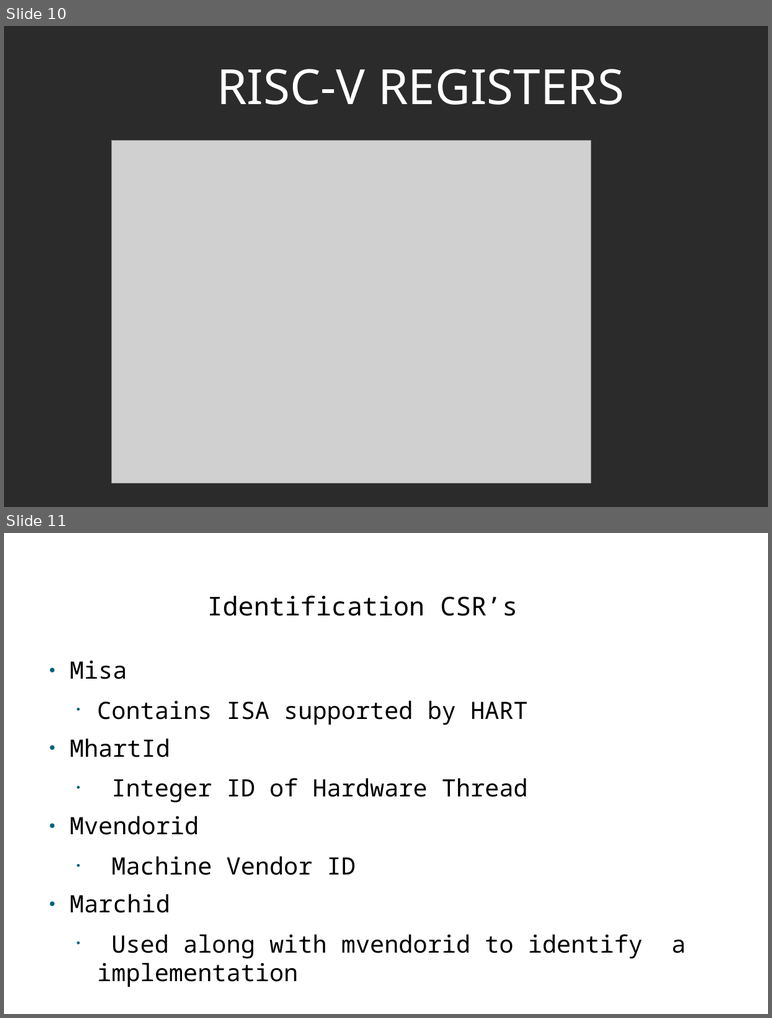
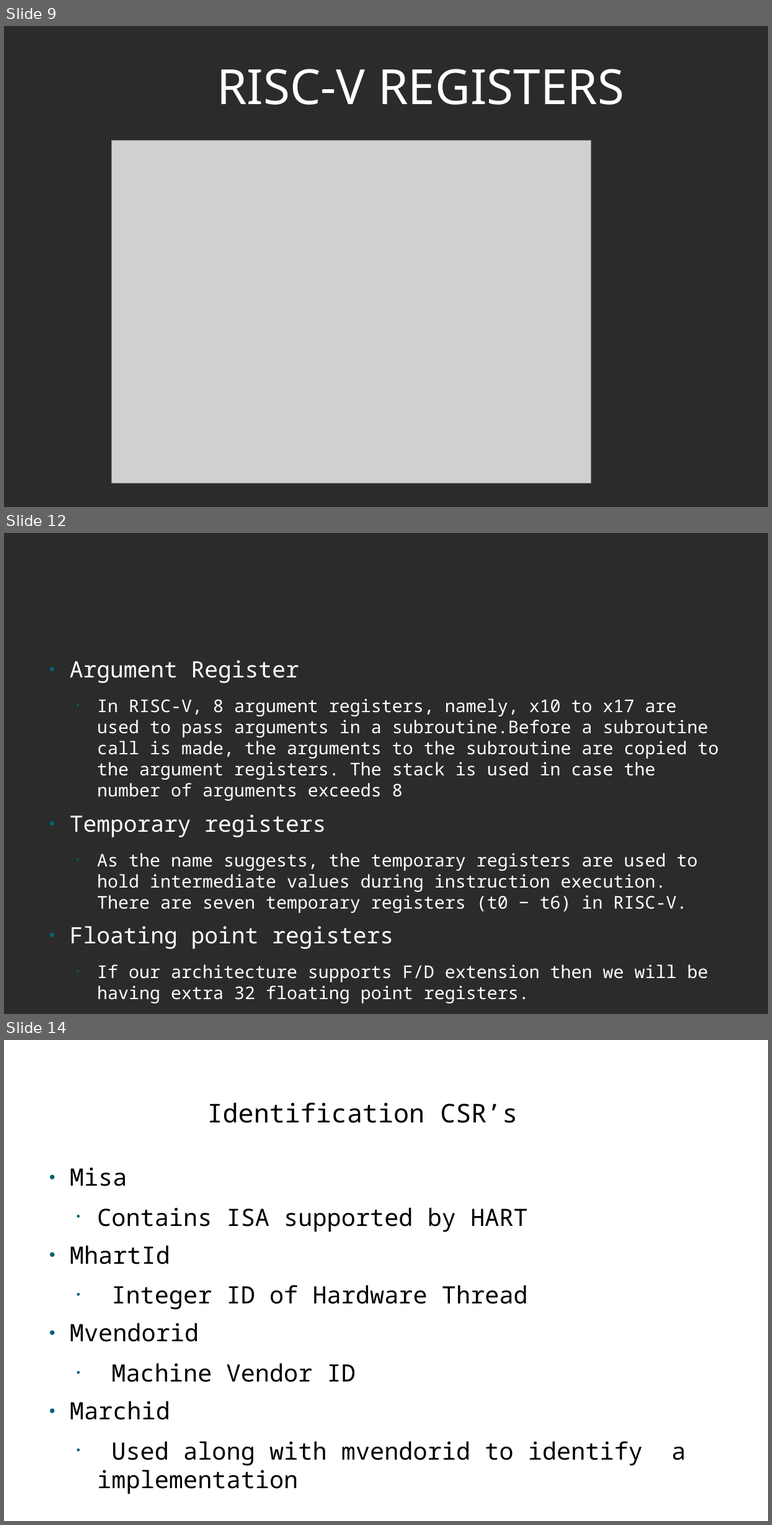
Before and after one commit to murthuja1708/desd_class, a slide deck: RISCV.odp. Shown one above the other, each under a label of ours: slides 10 and 11 before the commit, slides 9, 12 and 14 after it; the slides between them are not shown. The pictures are 772x1018 and 772x1525 pixels, drawn with LibreOffice and Linux fonts; fonts in the diff are those of the drawing; grey boxes stand for pictures; background and template pictures are left out; a plain dark background stands for a picture behind light text. Boxes give left, top, right and bottom in pixels: in the first picture for what was removed or moved away, otherwise in the second. Text is boxed around its words. In the diff, an @@ line names an element or a change of style, - is before the commit and + after.

Commit message:
updated register details

```diff
--- a/RISCV.odp
+++ b/RISCV.odp
@@ slide 12 added at bbox=[4, 533, 768, 1014], background picture (left out) @@
@@ text added at bbox=[70, 660, 719, 1004], 21.7 pt, text #FFFFFF @@
+● Argument Register
+  • In RISC-V, 8 argument registers, namely, x10 to x17 are used to pass arguments in a subroutine.Before a subroutine call is made, the arguments to the subroutine are copied to the argument registers. The stack is used in case the number of arguments exceeds 8
+● Temporary registers
+  • As the name suggests, the temporary registers are used to hold intermediate values during instruction execution. There are seven temporary registers (t0 − t6) in RISC-V.
+● Floating point registers
+  • If our architecture supports F/D extension then we will be having extra 32 floating point registers.
@@ what was slide 10 is now slide 9 @@
@@ what was slide 11 is now slide 14 @@
```
Also in this commit, not shown: 31 slides changed, 4 other slides added, 1 other file.
